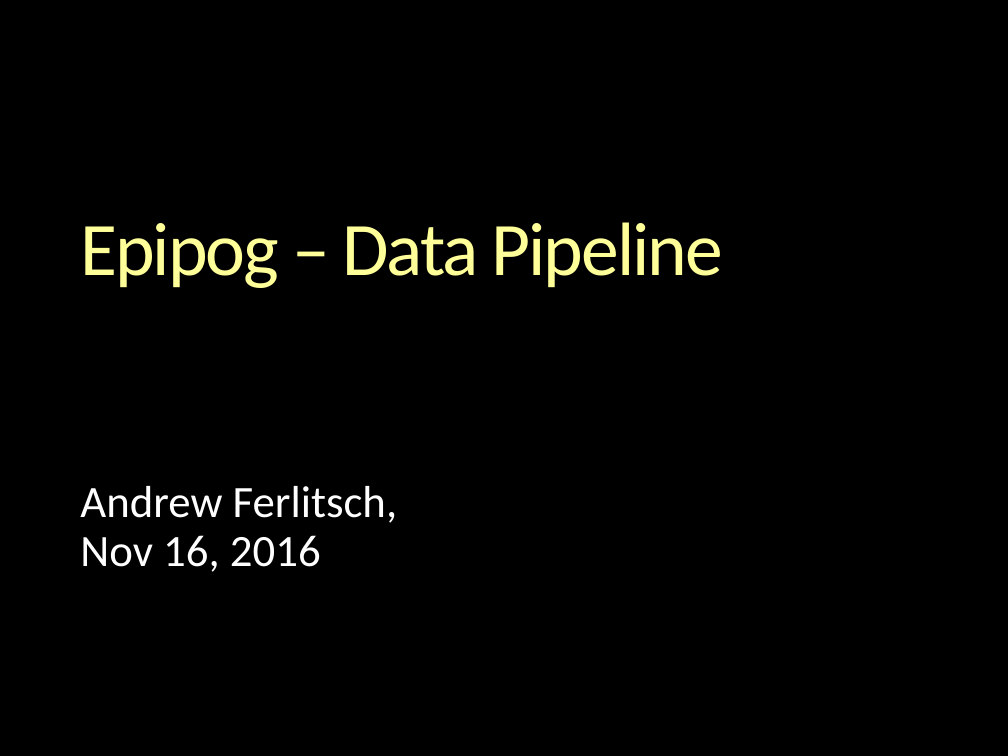
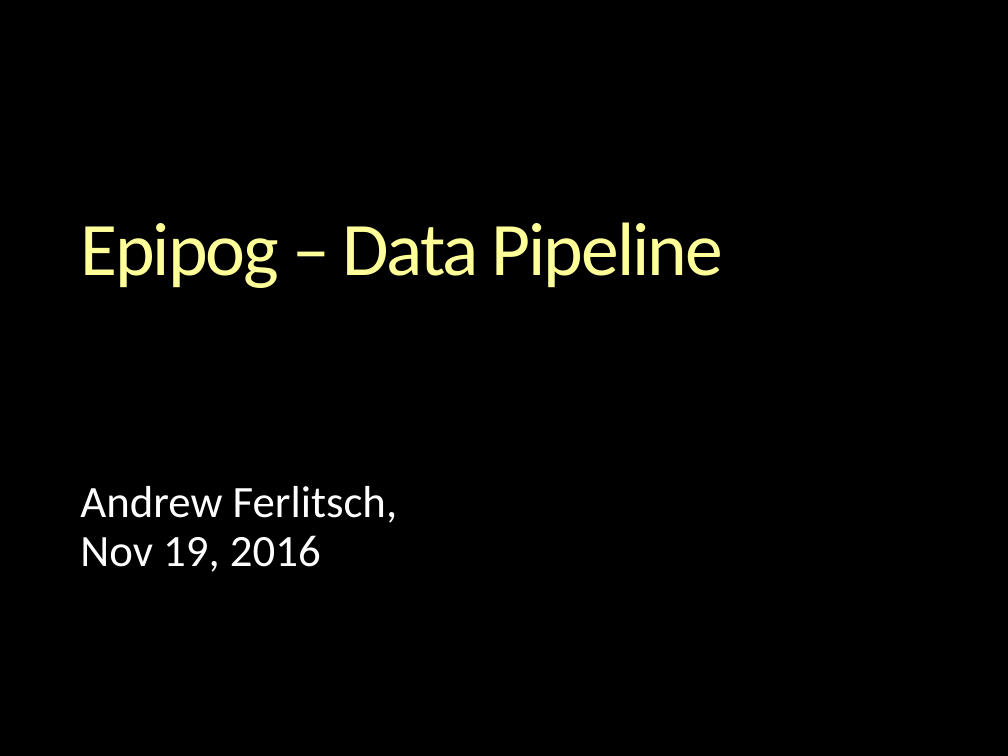
Before and after one commit to andrewferlitsch/epipog-nosql, a slide deck: slide 1 of specs/stages/Data Pipeline.pptx. Drawn at 1008x756 pixels with LibreOffice and Linux fonts; fonts in the diff are those of the drawing; background and template pictures are left out. Boxes give left, top, right and bottom in pixels: in the first picture for what was removed or moved away, otherwise in the second. Text is boxed around its words. In the diff, an @@ line names an element or a change of style, - is before the commit and + after.

```diff
--- a/specs/stages/Data Pipeline.pptx
+++ b/specs/stages/Data Pipeline.pptx
@@ subtitle at bbox=[80, 535, 321, 572]: text changed @@
-Nov 16, 2016
+Nov 19, 2016
```
Also in this commit, not shown: 2 other slides changed, 2 other files.
